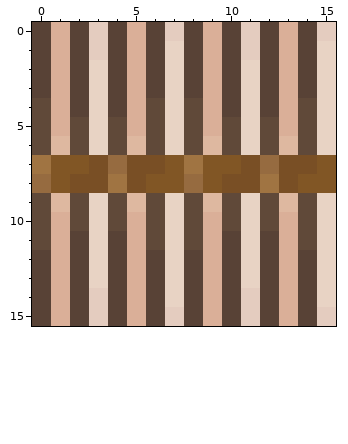
Two states of a pixel-art sprite, resources/textures/blocks/birch thatch block side 2.png. The picture above is the old version.
The file is 16x16 pixels. Colours within 5 levels of each other are drawn and written as one.
And afterwards:
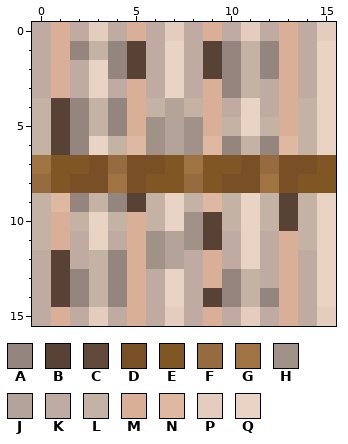
Palette (. is transparent): A #94857e  B #584236  C #604939  D #794f25  E #815625  F #966b40  G #a07442  H #a19289  J #b3a398  K #bfaba1  L #c4b2a5  M #daaf98  N #deb8a0  P #e4ccbf  Q #e8d3c4
Changes in this commit:
Colour B becomes colour A in row 1 at x 2, 4, 10 and 12; in row 2 at x 4, 10 and 12; in row 3 at x 10; in row 4 at x 2 and 4; in row 12 at x 4; in row 13 at x 2, 4 and 10.
Colour B becomes colour A in row 14 at x 2, 4, 10 and 12.
Colour C becomes colour A in row 5 at x 2 and 4; in row 6 at x 2, 10 and 12; in row 9 at x 2 and 4.
Colour M becomes colour B in rows 1 to 2 at x 5 and 9; in rows 4 to 5 at x 1; in row 10 at x 9 and 13; in row 11 at x 9; in rows 12 to 13 at x 1; in row 14 at x 1 and 9.
Colour N becomes colour B in row 6 at x 1; in row 9 at x 5 and 13.
Colour B becomes colour H in row 12 at x 6.
Colour C becomes colour H in rows 5 to 6 at x 6 and 8; in row 10 at x 8; in row 11 at x 6 and 8.
Colour Q becomes colour J in rows 4 to 6 at x 7; in rows 11 to 12 at x 7.
Colour B becomes colour K in row 0 at x 0, 2, 4, 6, 8, 10, 12 and 14; in row 1 at x 0, 6, 8 and 14; in row 2 at x 0, 2, 6, 8 and 14; in row 3 at x 0, 2, 4, 6, 8, 12 and 14; in row 4 at x 10 and 12; in row 11 at x 2, 4, 10 and 12.
Colour B becomes colour K in row 12 at x 0, 2, 8, 10, 12 and 14; in row 13 at x 0, 6, 8, 12 and 14; in row 14 at x 0, 6, 8 and 14; in row 15 at x 0, 2, 4, 6, 8, 10, 12 and 14.
Colour C becomes colour L in row 4 at x 0, 6, 8 and 14; in row 5 at x 0, 10, 12 and 14; in row 6 at x 0, 4 and 14; in row 9 at x 0, 6, 8, 10, 12 and 14; in row 10 at x 0, 2, 4, 6, 10, 12 and 14; in row 11 at x 0 and 14.
Colour P becomes colour L in row 1 at x 3 and 11; in row 14 at x 3 and 11.
Colour Q becomes colour L in rows 2 to 3 at x 11; in rows 4 to 5 at x 3; in row 6 at x 11; in row 9 at x 3; in row 12 at x 3; in row 13 at x 3 and 11.
Where, in picture pixels (left, top, right, bottom), the same in both pictures:
changed: (32, 22, 317, 326)
